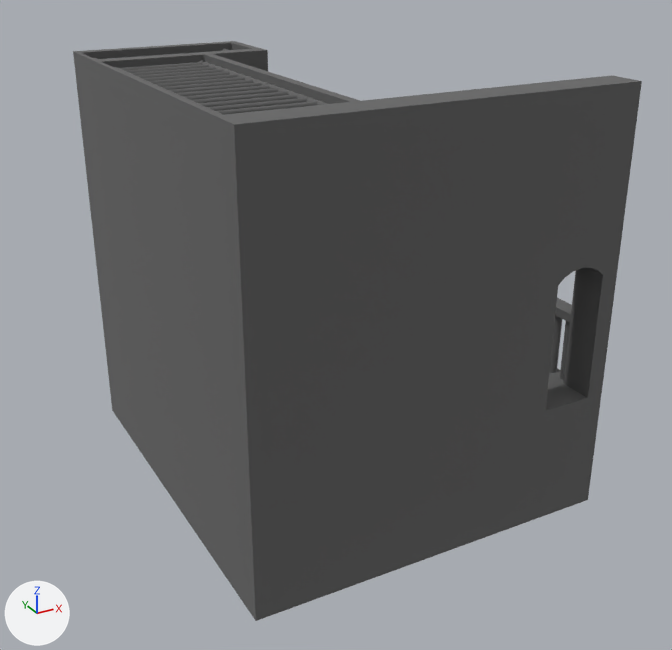
Two versions of the glTF model yorku/desn3005/siaff/models/pieceB/cafenbars.glb, one commit apart.
Camera for both pictures: a 50 mm camera at (-153.0, -283.0, 196.0) aimed at (1.0, -2.0, 56.0). Lighting does not change. The marker at lower left points along +X, +Y and +Z. Where no turn or scale is listed for an object, it has been applied to the vertices.

The older version as bpy lines, for what is in view:
```python
me_union1_n3d = bpy.data.meshes.new('Union1_n3d')
me_union1_n3d.from_pydata(...)  # 9601 vertices, 19860 faces; spans x -0.627..-0.415, y 8.45..8.69, z 0.0..0.24
me_union1_n3d.materials.append(mat_matte_material7)  # grey #777777
ob_union1_n3d = bpy.data.objects.new('Union1_n3d', me_union1_n3d)
ob_union1_n3d.location = (326.4, -5368.0, 0.000777)
ob_union1_n3d.scale = (626.0, 626.0, 626.0)
```
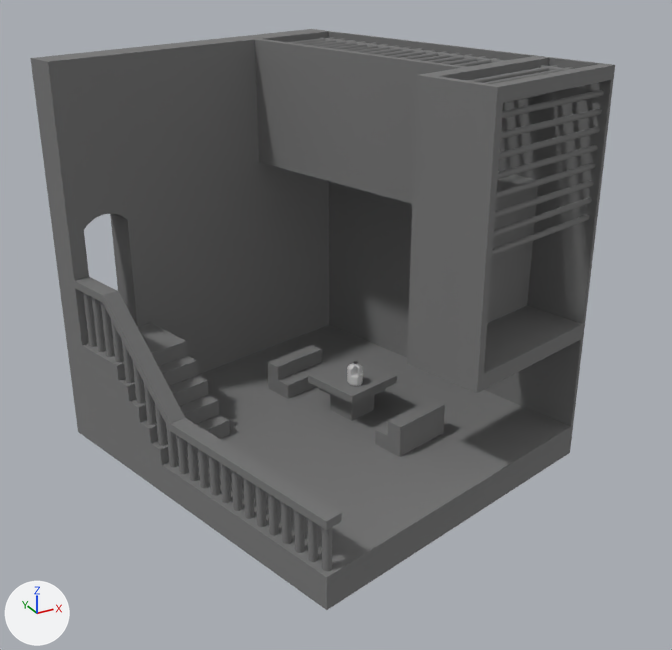
Patch to the scene script:
```diff
--- a/yorku/desn3005/siaff/models/pieceB/cafenbars.glb.py
+++ b/yorku/desn3005/siaff/models/pieceB/cafenbars.glb.py
@@ mat_matte_material @@
+mat_matte_material = principled_material('matte_material')
+mat_matte_material.base_color = (0.184, 0.184, 0.184)  # grey #777777
+mat_matte_material.roughness = 1.0
@@ mat_jug @@
+mat_jug = principled_material('jug')
+mat_jug.base_color = (0.604, 0.604, 0.604)  # light grey #cccccc
+mat_jug.roughness = 0.302
@@ me_union1_n3d @@
 me_union1_n3d.from_pydata(...)  # 9601 vertices, 19860 faces; spans x -0.627..-0.415, y 8.45..8.69, z 0.0..0.24
-me_union1_n3d.materials.append(mat_matte_material7)  # grey #777777
+me_union1_n3d.materials.append(mat_matte_material)  # grey #777777
@@ me_jug_mesh_n3d @@
+me_jug_mesh_n3d.from_pydata(...)  # 2250 vertices, 4500 faces; spans x -2.88..2.88, y -3.6..2.74, z 0.0..9.27
+me_jug_mesh_n3d.materials.append(mat_jug)  # light grey #cccccc
@@ ob_union1_n3d @@
 ob_union1_n3d = bpy.data.objects.new('Union1_n3d', me_union1_n3d)
-ob_union1_n3d.location = (326.4, -5368.0, 0.000777)
-ob_union1_n3d.scale = (626.0, 626.0, 626.0)
+ob_union1_n3d.location = (-1706.0, 5112.0, 0.000776)
+ob_union1_n3d.rotation_euler = (0.0, 0.0, -2.88)  # degrees (0, 0, -165)
+ob_union1_n3d.scale = (627.0, 627.0, 627.0)
@@ ob_jug_mesh_n3d @@
+ob_jug_mesh_n3d = bpy.data.objects.new('jug_mesh_n3d', me_jug_mesh_n3d)
+ob_jug_mesh_n3d.location = (11.0, 0.0, 28.0)
```

Where the change shows, as pixel boxes (x1, y1, x2, y2) in the pictures (672 x 650 px):
'Union1_n3d', recoloured, moved, turned, rescaled: before (73, 41, 642, 621); after (30, 29, 615, 610)
'jug_mesh_n3d', added: after (347, 363, 363, 386)
